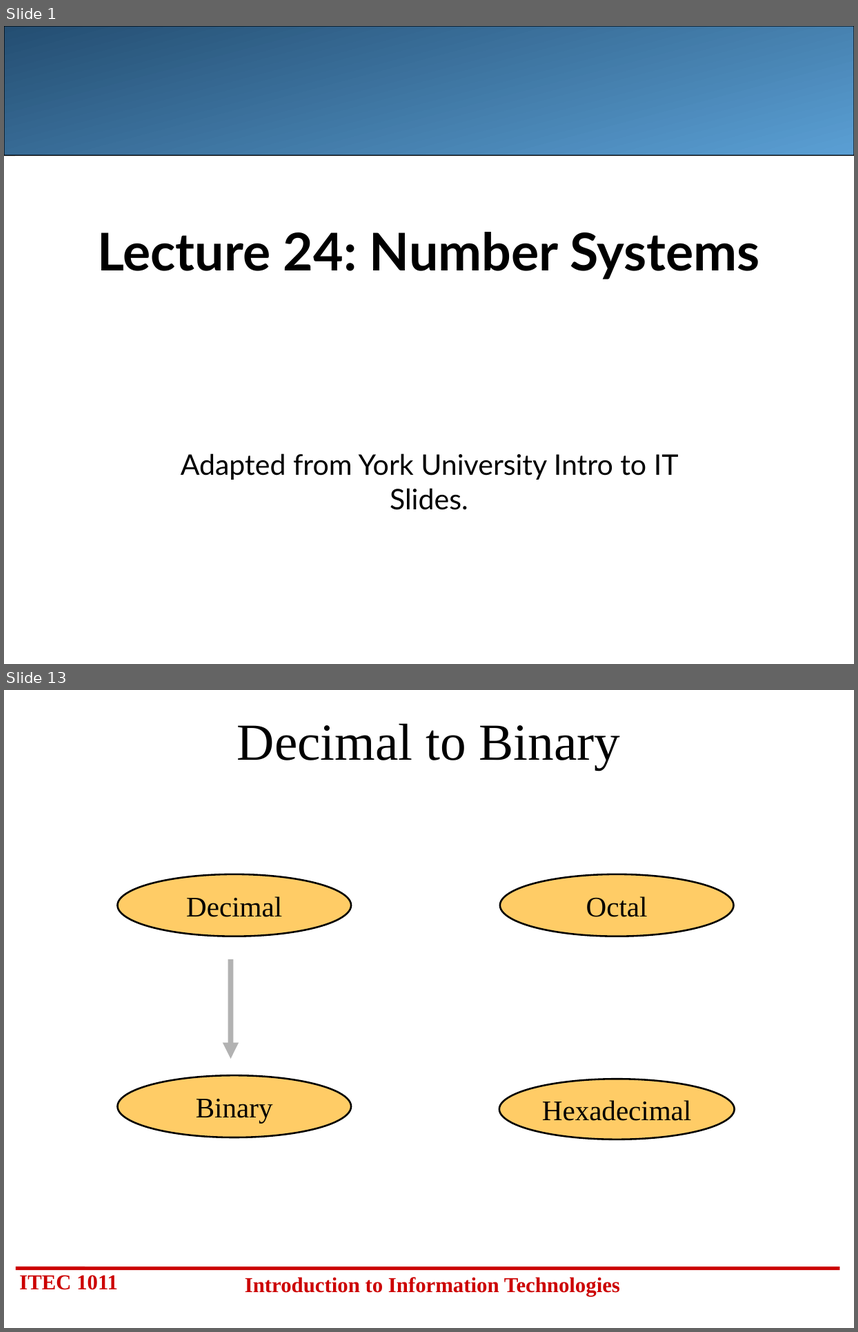
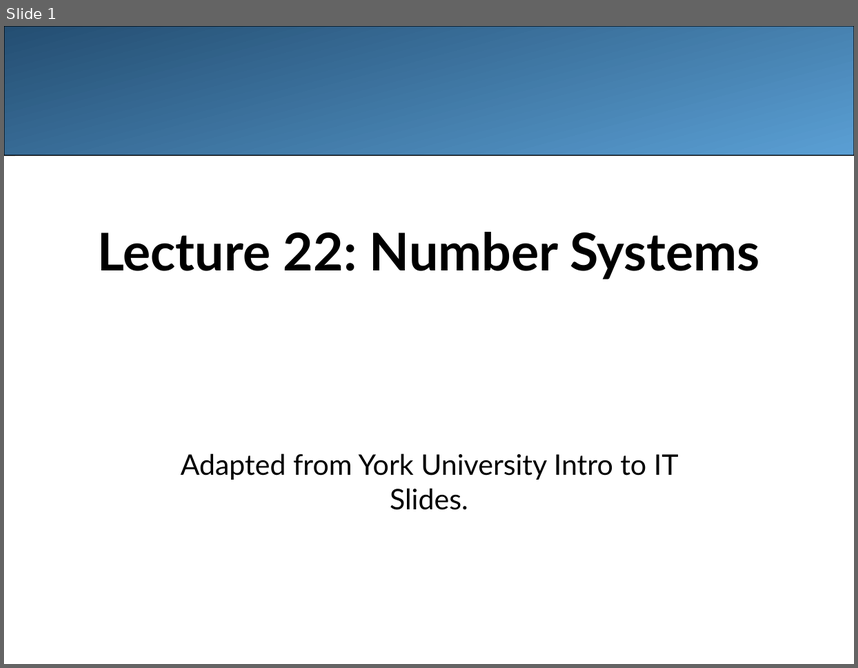
Before and after one commit to LongBaoNguyen/longbaonguyen.github.io, a slide deck: courses/apcsa/lecture22.ppt. Shown one above the other, each under a label of ours: slides 1 and 13 before the commit, slide 1 after it; the slides between them are not shown. The pictures are 858x1332 and 858x668 pixels, drawn with LibreOffice and Linux fonts; fonts in the diff are those of the drawing; background and template pictures are left out. Boxes give left, top, right and bottom in pixels: in the first picture for what was removed or moved away, otherwise in the second. Text is boxed around its words. In the diff, an @@ line names an element or a change of style, - is before the commit and + after.

```diff
--- a/courses/apcsa/lecture22.ppt
+++ b/courses/apcsa/lecture22.ppt
@@ slide 13 removed at <box>4,690,854,1328</box>, background #FFFFFF @@
@@ title removed at <box>237,723,621,770</box> @@
-Decimal to Binary
@@ ellipse removed at <box>118,874,352,936</box> @@
-Decimal
@@ ellipse removed at <box>500,874,734,936</box> @@
-Octal
@@ arrow removed from (231, 960) to (231, 1058) @@
@@ ellipse removed at <box>118,1075,352,1137</box> @@
-Binary
@@ ellipse removed at <box>499,1078,735,1138</box> @@
-Hexadecimal
@@ line removed from (16, 1268) to (840, 1268) @@
@@ text removed at <box>19,1274,118,1290</box> @@
-ITEC 1011
@@ text removed at <box>245,1276,620,1296</box> @@
-Introduction to Information Technologies
@@ slide 1 changed as well @@
@@ title at <box>97,232,760,279</box>: text changed @@
-Lecture 24: Number Systems
+Lecture 22: Number Systems
```
Also in this commit, not shown: 28 slides added, 20 other slides removed, 1 other file.
